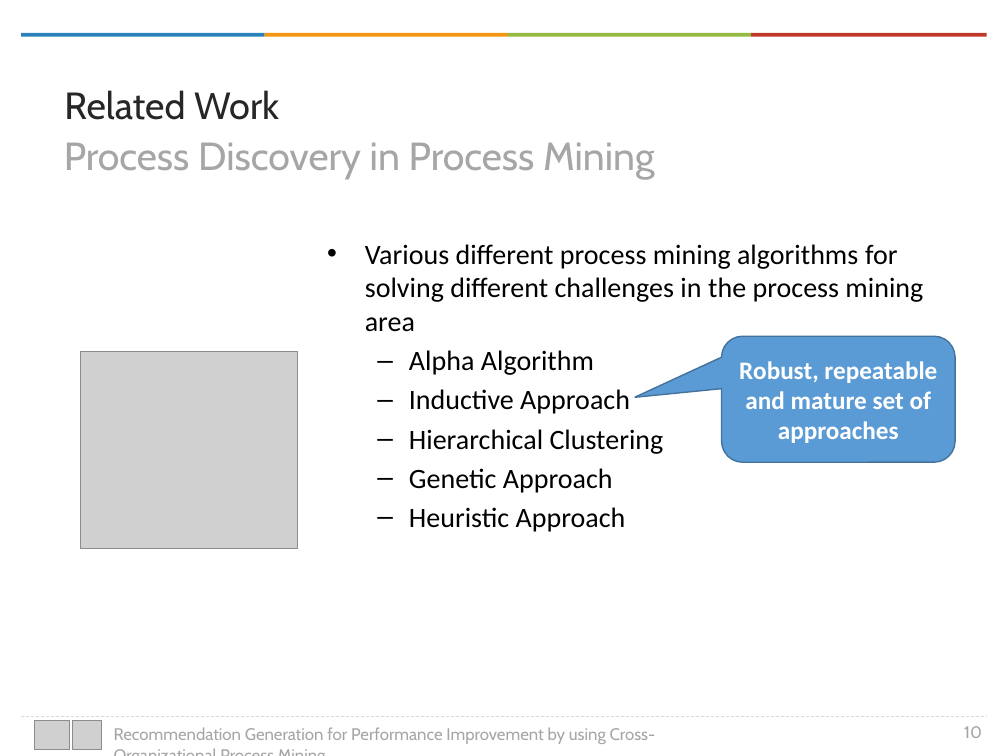
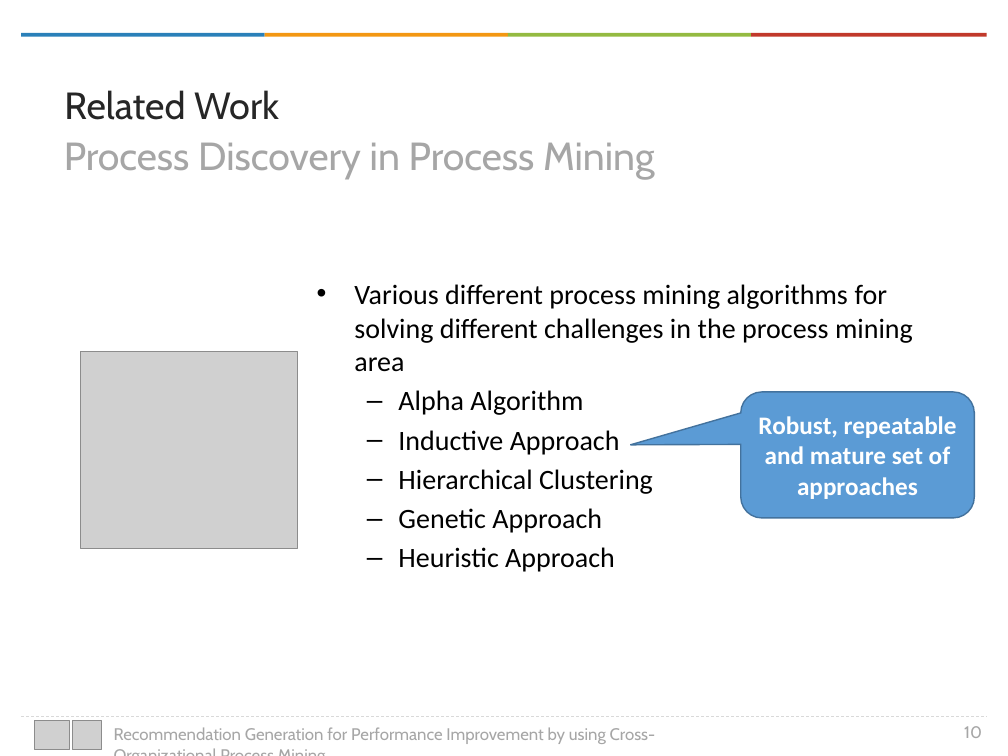
Before and after one commit to onuryilmaz/cross-org-proc-min-thesis, a slide deck: slide 10 of presentation.pptx. Drawn at 1008x756 pixels with LibreOffice and Linux fonts; fonts in the diff are those of the drawing; grey boxes stand for pictures; background and template pictures are left out. Boxes give left, top, right and bottom in pixels: in the first picture for what was removed or moved away, otherwise in the second. Text is boxed around its words. In the diff, an @@ line names an element or a change of style, - is before the commit and + after.

```diff
--- a/presentation.pptx
+++ b/presentation.pptx
@@ text "Various different process mining algorithms ...": place and size @@
-text "Various different process mining algorithms ..." at [365,244,923,532]
+text "Various different process mining algorithms ..." at [354,284,913,572]
@@ rounded speech box "Robust, repeatable and mature set ...": place and size @@
-rounded speech box "Robust, repeatable and mature set ..." at [722,337,956,463]
+rounded speech box "Robust, repeatable and mature set ..." at [741,392,975,518]
@@ rounded speech box "Robust, repeatable and mature set ..." at [741,392,975,518]: proportions changed @@
```
Also in this commit, not shown: 17 other slides changed, 15 slides added, 25 other files.
